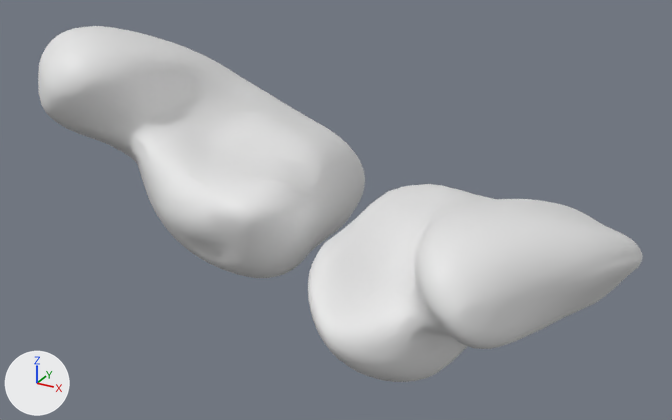
The glTF model public/assets/skullbase-v3/pf_tonsil.glb: old version first, new version second.
One viewpoint serves both versions: a 50 mm lens placed at (24.2, -17.2, -21.7), pointed at (-1.1, 28.7, -44.7). Every picture has the same lights, and +X, +Y and +Z are marked at lower left. The older version comes first. Both versions are drawn at full value of the shape key 'retrosigmoid' of 'R'; the numbers are the values there.

In view in the first picture: 'L', 'R'.
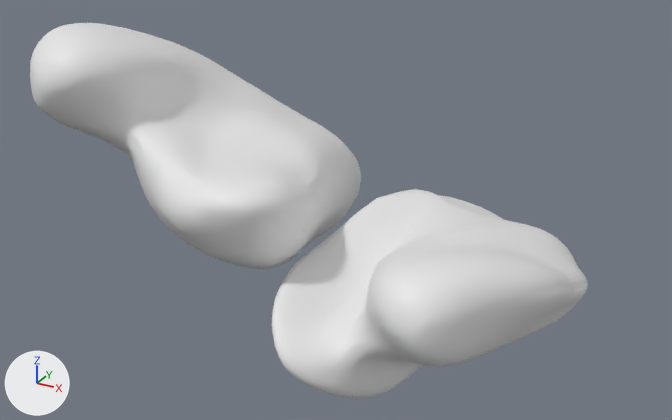
The change, as a diff of the scene's bpy script:
```diff
--- a/public/assets/skullbase-v3/pf_tonsil.glb.py
+++ b/public/assets/skullbase-v3/pf_tonsil.glb.py
@@ me_l @@
 # used by ob_l; location = (-11.07, 21.47, -37.82); scale = (18.7, 18.7, 18.7)
-me_l.from_pydata(...)  # 1821 vertices, 3638 faces; spans x -0.563..0.582, y -0.107..1.0, z -0.675..0.195
+me_l.from_pydata(...)  # 1821 vertices, 3638 faces; spans x -0.565..0.576, y -0.115..1.0, z -0.674..0.203
+# me_l part 1: 1821 of 1821 vertices moved; they spanned x -0.563..0.582, y -0.107..1.0, z -0.675..0.195 and now span x -0.565..0.576, y -0.115..1.0, z -0.674..0.203; mean shift (-0.008, 0.001, 0.005)
@@ me_r @@
 # used by ob_r; location = (7.27, 21.34, -38.0); scale = (18.6, 18.6, 18.6)
-me_r.from_pydata(...)  # 1821 vertices, 3638 faces; spans x -0.361..0.512, y -0.241..0.999, z -0.733..-0.122
+me_r.from_pydata(...)  # 1821 vertices, 3638 faces; spans x -0.267..0.537, y -0.138..1.001, z -0.808..-0.283
+# me_r part 2: 1821 of 1821 vertices moved; they spanned x -0.361..0.512, y -0.241..0.999, z -0.733..-0.122 and now span x -0.267..0.537, y -0.138..1.001, z -0.808..-0.283; mean shift (0.067, 0.069, -0.133)
@@ ob_l @@
 ob_l = bpy.data.objects.new('L', me_l)
-ob_l.location = (-11.07, 21.47, -37.82)
+ob_l.location = (-11.31, 21.46, -37.72)
 ob_l.scale = (18.7, 18.7, 18.7)
@@ ob_r @@
 ob_r = bpy.data.objects.new('R', me_r)
-ob_r.location = (7.27, 21.34, -38.0)
+ob_r.location = (3.57, 21.32, -37.92)
 ob_r.scale = (18.6, 18.6, 18.6)
```

Location of each change, (x1, y1, x2, y2) in pixels of the pictures (672 x 420 px):
'R', reshaped, moved: before (308, 184, 643, 382); after (272, 189, 588, 398)
'L', reshaped, moved: before (38, 26, 365, 278); after (30, 23, 361, 269)
